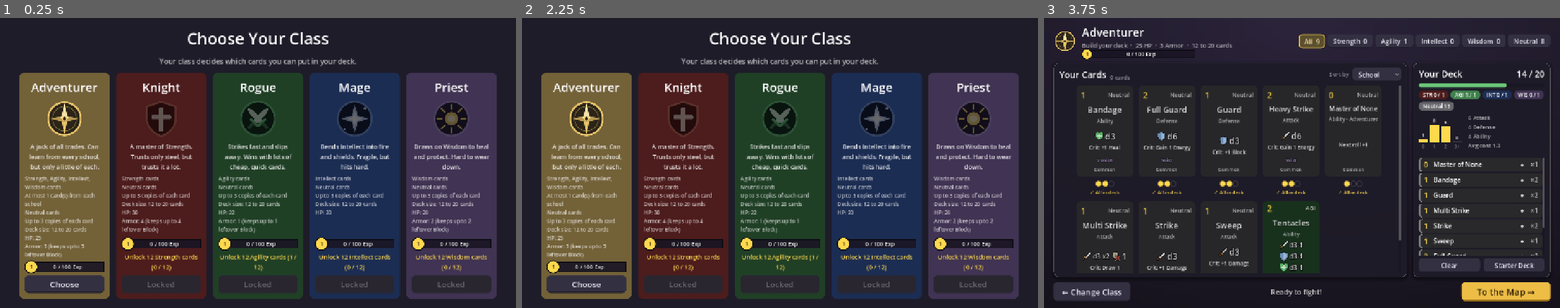
Above: before the commit, frames 1-3 (left to right).
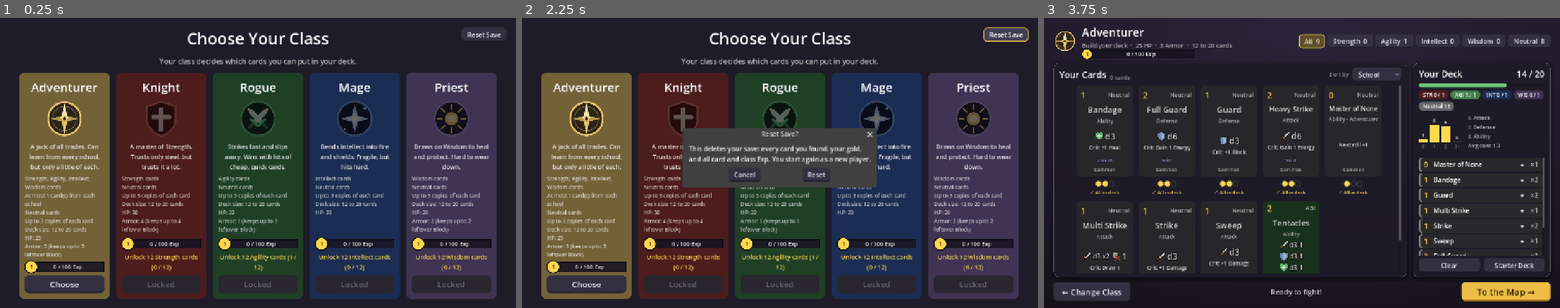
Above: after the commit, the same moments.

Repository: DustyOBrien/card-game
Game: Godot game, scene res://scenes/character_select.tscn
Two runs of this game, one before a commit and one after it. Both use one fixed random seed, a clock stepped at 60 frames per second and the inputs below.
Inputs (mouse positions are in pixels of both pictures, inside the frame that each line leads up to):
- Up to frame 1 (0.25 s): no input
- Up to frame 2 (2.25 s): click "Choose" at 0.5 s; click "← Change Class" at 1.25 s; click (1007, 35) at 2 s, where only the run after the commit has a clickable "Reset Save"
- Up to frame 3 (3.75 s): click (1338, 174) at 2.75 s, where only the run after the commit has a clickable "Reset"; click "Choose" at 3.5 s

The runs differ from the first frame. In frame 1, 0.4% of the frame differs, in the area x 89-98%, y 3-8%; in frame 2, 8.0%, in the area x 31-99%, y 3-59%; in frame 3, nothing differs.

Commit message:
Save your progress between sessions, and add a Reset Save button
Gold, collection, card Exp, class Exp, unopened packs and each class's last
deck are saved to user://save.json. Reset Save on Character Select deletes
it (after a confirmation) and starts over as a new player.

Co-Authored-By: Claude Opus 5.5 (1M context) <noreply@anthropic.com>
Claude-Session: https://claude.ai/code/session_01CUVK6GvsHNmAo5aDb8Qykf

Diff:
--- a/scripts/battle.gd
+++ b/scripts/battle.gd
@@ -815,6 +815,7 @@
 	fight_gold += loot
 	battle_log.add("The %s is defeated and drops %d gold (you have %d)" % [view.data.display_name, loot, GameState.gold],
 		BattleLog.TURN_COLOR)
+	GameState.save_game()  # So the gold is kept even if you close the game mid-fight.
 	if not living_enemies().is_empty():
 		update_ui()
 		return  # Still more to beat.
--- a/scripts/character_select.gd
+++ b/scripts/character_select.gd
@@ -23,6 +23,33 @@
 	var all_cards := GameState.load_all_cards()
 	for character_class in GameState.load_classes():
 		class_list.add_child(make_class_panel(character_class, all_cards))
+	add_reset_button()
+
+
+# The Reset Save button in the top corner, for testing from the start.
+# It asks first with a ConfirmationDialog: a small pop-up window with OK and
+# Cancel buttons. Its `confirmed` signal only fires if you press OK.
+func add_reset_button() -> void:
+	var reset_button := Button.new()
+	reset_button.text = "Reset Save"
+	reset_button.tooltip_text = "Start over: lose your cards, gold and Exp"
+	# Anchor it to the top-right corner of the screen, 24 pixels in.
+	reset_button.set_anchors_and_offsets_preset(Control.PRESET_TOP_RIGHT, Control.PRESET_MODE_MINSIZE, 24)
+	reset_button.grow_horizontal = Control.GROW_DIRECTION_BEGIN  # Grow to the left, staying on screen.
+	add_child(reset_button)
+
+	var confirm := ConfirmationDialog.new()
+	confirm.title = "Reset Save?"
+	confirm.dialog_text = "This deletes your save: every card you found, your gold,\nand all card and class Exp. You start again as a new player."
+	confirm.ok_button_text = "Reset"
+	add_child(confirm)
+	reset_button.pressed.connect(confirm.popup_centered)
+	confirm.confirmed.connect(_on_reset_confirmed)
+
+
+func _on_reset_confirmed() -> void:
+	GameState.reset_save()
+	get_tree().reload_current_scene()  # Rebuild this screen: locked classes lock again.
 
 
 # Build one class's panel: name, emblem, description, rules, and a button.
--- a/scripts/deck_builder.gd
+++ b/scripts/deck_builder.gd
@@ -552,9 +552,11 @@
 func _on_start_pressed() -> void:
 	# change_scene_to_file() throws away this whole scene and loads the map.
 	# The deck survives because it lives in GameState, not in this scene.
+	GameState.save_game()  # Also remembers this deck for next time.
 	get_tree().change_scene_to_file(MAP_SCENE)
 
 
 # Back to Character Select to pick a different class.
 func _on_back_pressed() -> void:
+	GameState.save_game()
 	get_tree().change_scene_to_file(CHARACTER_SELECT_SCENE)
--- a/scripts/game_state.gd
+++ b/scripts/game_state.gd
@@ -35,7 +35,7 @@
 const GOLD_MIN := 1  # Gold each enemy drops (a random amount between these).
 const GOLD_MAX := 5
 
-var gold := 0  # Kept between runs (for now: it resets when you close the game).
+var gold := 0  # Kept between runs, and saved (see "Saving" below).
 var fights_won := 0  # Fights won in this run.
 var run_gold := 0  # Gold earned in this run, for the shop's summary.
 var run_hp := -1  # Your HP between fights. -1 = start the next fight at full HP.
@@ -77,12 +77,32 @@
 # Bandages, we know WHICH one is gone). The battle leaves these out.
 var vanished: Array[int] = []
 
+# The last deck you built for each class, as card names: {"Knight": ["Strike", ...]}.
+# Picking that class again gives you this deck back instead of the starter deck.
+var saved_decks := {}
+
 # Remembered lists, so the cards/ folder is only read once (see load_all_cards()).
 var _all_cards: Array[CardData] = []
 var _cards_by_name := {}  # "Strike" -> its CardData, for find_card().
 
 
 func _ready() -> void:
+	start_fresh()
+	load_game()  # If there's a save file, it replaces the fresh start.
+
+
+# A brand new player: the starter cards, no gold, no Exp.
+# Used when the game starts, and by the Reset Save button (reset_save()).
+func start_fresh() -> void:
+	gold = 0
+	collection.clear()
+	card_exp.clear()
+	class_exp.clear()
+	booster_packs.clear()
+	saved_decks.clear()
+	character_class = null
+	deck.clear()
+	start_run()
 	for card in load_all_cards():
 		if card.unlocked:
 			collection[card.card_name] = clampi(card.copies, 1, MAX_COPIES)
@@ -126,6 +146,7 @@
 		var card := _pick_pack_card()
 		if card:  # null only if there are no cards that can come from packs at all.
 			opened.append(add_card(card))
+	save_game()
 	return opened
 
 
@@ -220,6 +241,7 @@
 	class_exp[character_class.display_name] = class_exp.get(character_class.display_name, 0) + amount
 	for level in range(level_before + 1, class_level(character_class) + 1):
 		level_ups.append({"level": level, "cards": _give_level_cards(character_class, level)})
+	save_game()
 	return level_ups
 
 
@@ -274,7 +296,100 @@
 # so we throw the old one away and start from that class's starter deck.
 func choose_class(new_class: CharacterClass) -> void:
 	character_class = new_class
-	deck = make_starter_deck()
+	deck = _load_saved_deck(new_class)
+	if deck.is_empty():
+		deck = make_starter_deck()
+
+
+# The deck you last built for this class, from saved_decks. Any card the class
+# can't use any more (or that you don't own enough of) is left out.
+func _load_saved_deck(for_class: CharacterClass) -> Array[CardData]:
+	var loaded: Array[CardData] = []
+	for card_name in saved_decks.get(for_class.display_name, []):
+		var card := find_card(card_name)
+		if card and for_class.can_add_to(loaded, card):
+			loaded.append(card)
+	return loaded
+
+
+# ---------------------------------------------------------------------------
+# Saving
+# ---------------------------------------------------------------------------
+# Everything you keep between runs is written to one small JSON file.
+# "user://" is a folder Godot gives every game for its own files. On Windows
+# it's %APPDATA%\Godot\app_userdata\Card Game\ (Project > Open User Data
+# Folder in the editor takes you there). JSON is the same format Python's
+# json module reads and writes.
+#
+# What's saved: gold, your collection, card Exp, class Exp, unopened packs
+# and the last deck you built for each class. NOT saved: a run in progress.
+# Quit in the middle of a run and you start a new one next time.
+const SAVE_PATH := "user://save.json"
+const SAVE_VERSION := 1  # Bump this if the save format ever changes.
+
+
+func save_game() -> void:
+	if character_class:
+		saved_decks[character_class.display_name] = deck.map(func(card: CardData) -> String: return card.card_name)
+	var data := {
+		"version": SAVE_VERSION,
+		"gold": gold,
+		"collection": collection,
+		"card_exp": card_exp,
+		"class_exp": class_exp,
+		"booster_packs": booster_packs,
+		"decks": saved_decks,
+	}
+	var file := FileAccess.open(SAVE_PATH, FileAccess.WRITE)
+	if file == null:
+		push_error("Couldn't save the game: %s" % error_string(FileAccess.get_open_error()))
+		return
+	# "\t" indents it, so you can open the file and read it yourself.
+	file.store_string(JSON.stringify(data, "\t"))
+
+
+# Read the save file, if there is one. Returns false if there isn't (or it's broken).
+func load_game() -> bool:
+	if not FileAccess.file_exists(SAVE_PATH):
+		return false
+	var data: Variant = JSON.parse_string(FileAccess.get_file_as_string(SAVE_PATH))
+	if not data is Dictionary:
+		push_warning("The save file couldn't be read, so you start fresh.")
+		return false
+	# JSON stores every number as a float (3.0), so int() turns them back.
+	gold = int(data.get("gold", 0))
+	collection = _whole_numbers(data.get("collection", {}))
+	card_exp = _whole_numbers(data.get("card_exp", {}))
+	class_exp = _whole_numbers(data.get("class_exp", {}))
+	booster_packs = _whole_numbers(data.get("booster_packs", {}))
+	saved_decks = data.get("decks", {})
+	# A card added to the spreadsheet as Unlocked after you saved still
+	# shows up in your collection.
+	for card in load_all_cards():
+		if card.unlocked and owned(card) == 0:
+			collection[card.card_name] = clampi(card.copies, 1, MAX_COPIES)
+	return true
+
+
+# {"Strike": 3.0} -> {"Strike": 3}
+func _whole_numbers(numbers: Dictionary) -> Dictionary:
+	var result := {}
+	for key in numbers:
+		result[key] = int(numbers[key])
+	return result
+
+
+# The Reset Save button: delete the save file and start over as a new player.
+func reset_save() -> void:
+	if FileAccess.file_exists(SAVE_PATH):
+		DirAccess.remove_absolute(ProjectSettings.globalize_path(SAVE_PATH))
+	start_fresh()
+
+
+# Godot sends this when you close the game window: one last save on the way out.
+func _notification(what: int) -> void:
+	if what == NOTIFICATION_WM_CLOSE_REQUEST:
+		save_game()
 
 
 # Every class, loaded from the classes/ folder, in their sort_order.
--- a/scripts/shop.gd
+++ b/scripts/shop.gd
@@ -77,6 +77,7 @@
 	GameState.gold -= pack.price
 	# Dictionary.get(key, 0) gives 0 if we don't own this pack yet.
 	GameState.booster_packs[pack.name] = GameState.booster_packs.get(pack.name, 0) + 1
+	GameState.save_game()
 	# A little bounce so you can see what you bought.
 	panel.pivot_offset = panel.size / 2
 	panel.scale = Vector2(1.08, 1.08)
Not shown, changed: README.md
